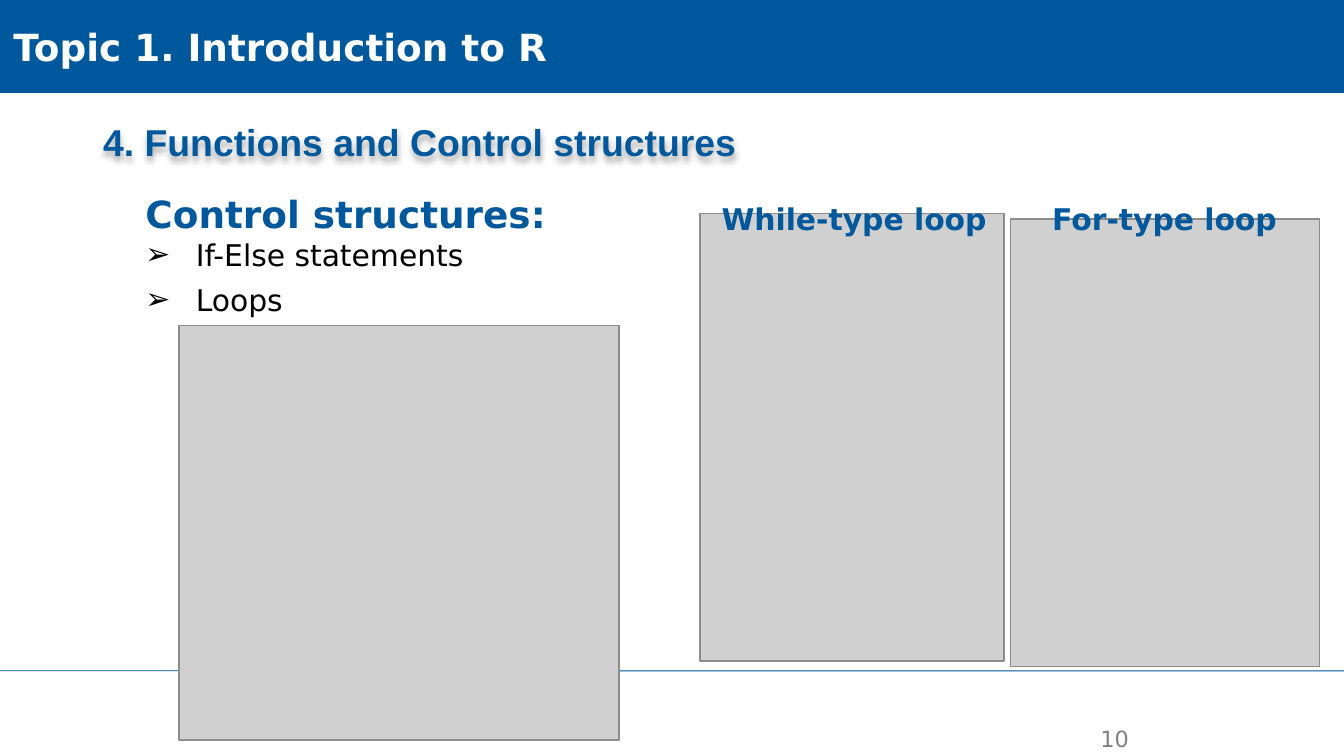
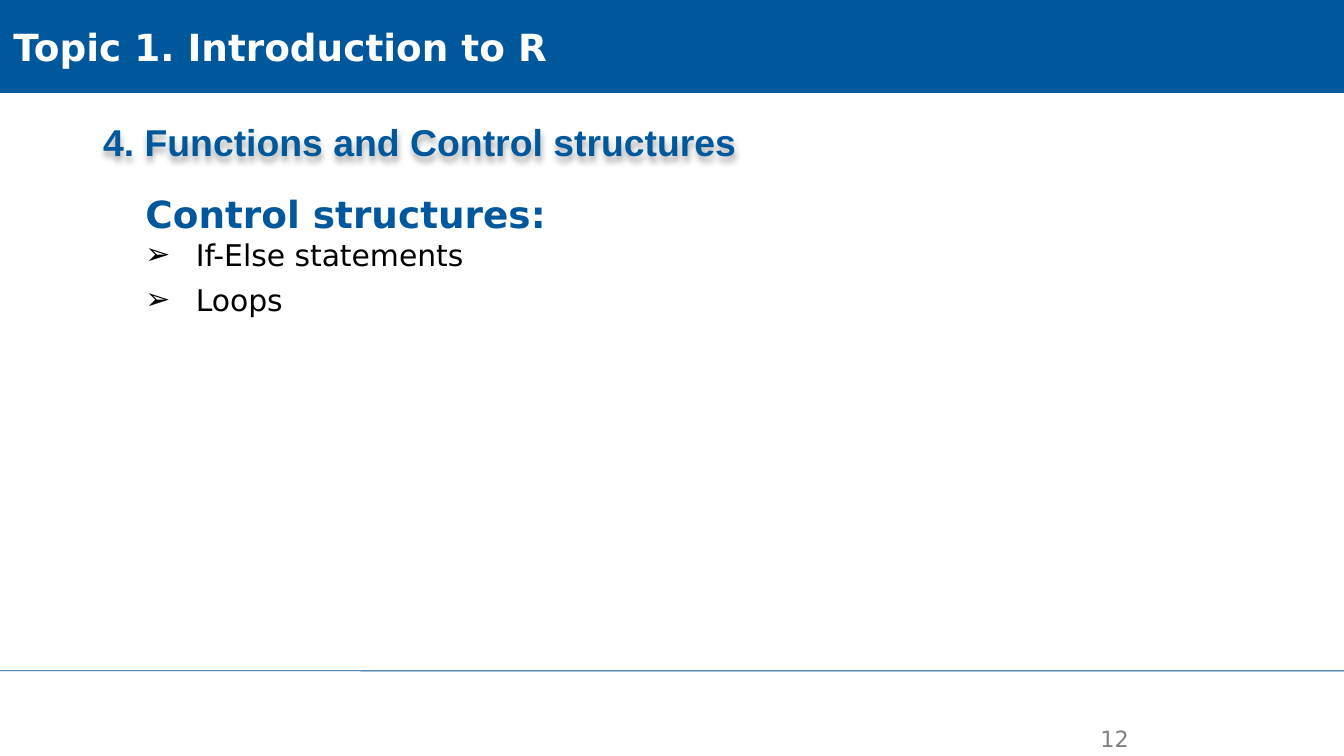
Before and after one commit to XiaoxiangGuanGFZ/FloodRiskSeminar, a slide deck: slide 12 of slides/FRS_exercise_R.pptx (slide 10 before the commit). Drawn at 1344x756 pixels with LibreOffice and Linux fonts; fonts in the diff are those of the drawing; grey boxes stand for pictures; background and template pictures are left out. Boxes give left, top, right and bottom in pixels: in the first picture for what was removed or moved away, otherwise in the second. Text is boxed around its words. In the diff, an @@ line names an element or a change of style, - is before the commit and + after.

```diff
--- a/slides/FRS_exercise_R.pptx
+++ b/slides/FRS_exercise_R.pptx
@@ text removed at (722,206,986,237) @@
-While-type loop
@@ text removed at (1052,206,1276,237) @@
-For-type loop
@@ picture removed at (700,214,1004,661) @@
@@ picture removed at (1011,219,1320,667) @@
@@ picture removed at (179,325,618,739) @@
@@ page number at (1100,730,1128,747): text changed @@
-10
+12
```
Also in this commit, not shown: 8 other slides changed, 1 slide added, 1 slide removed.
